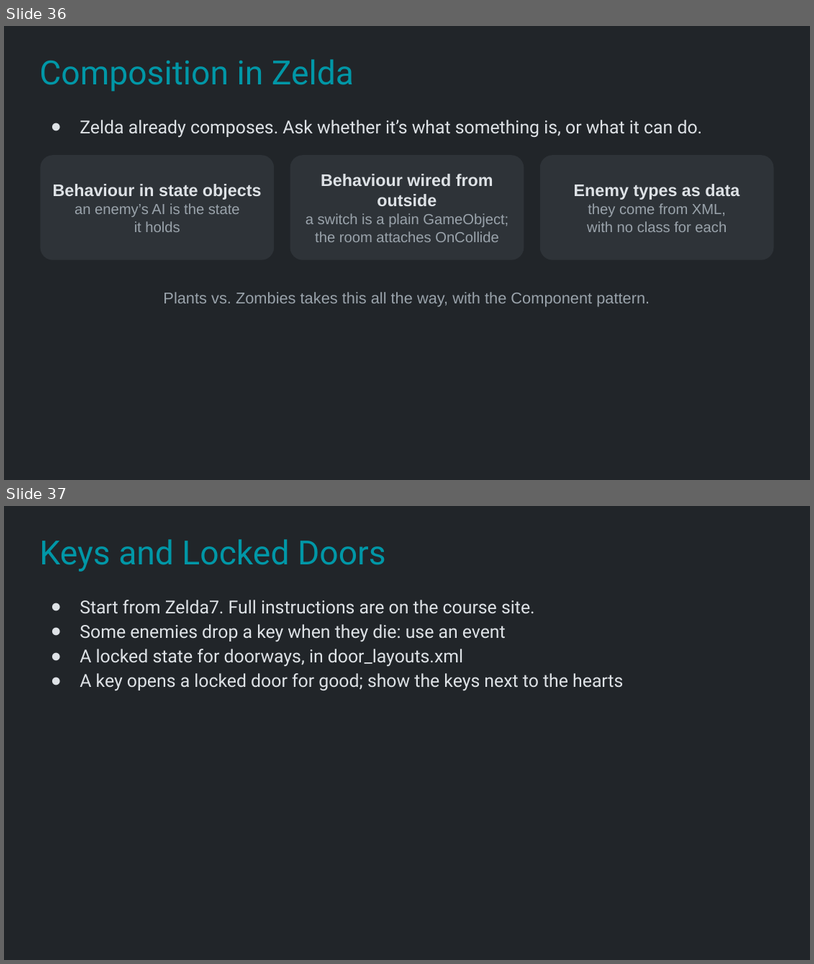
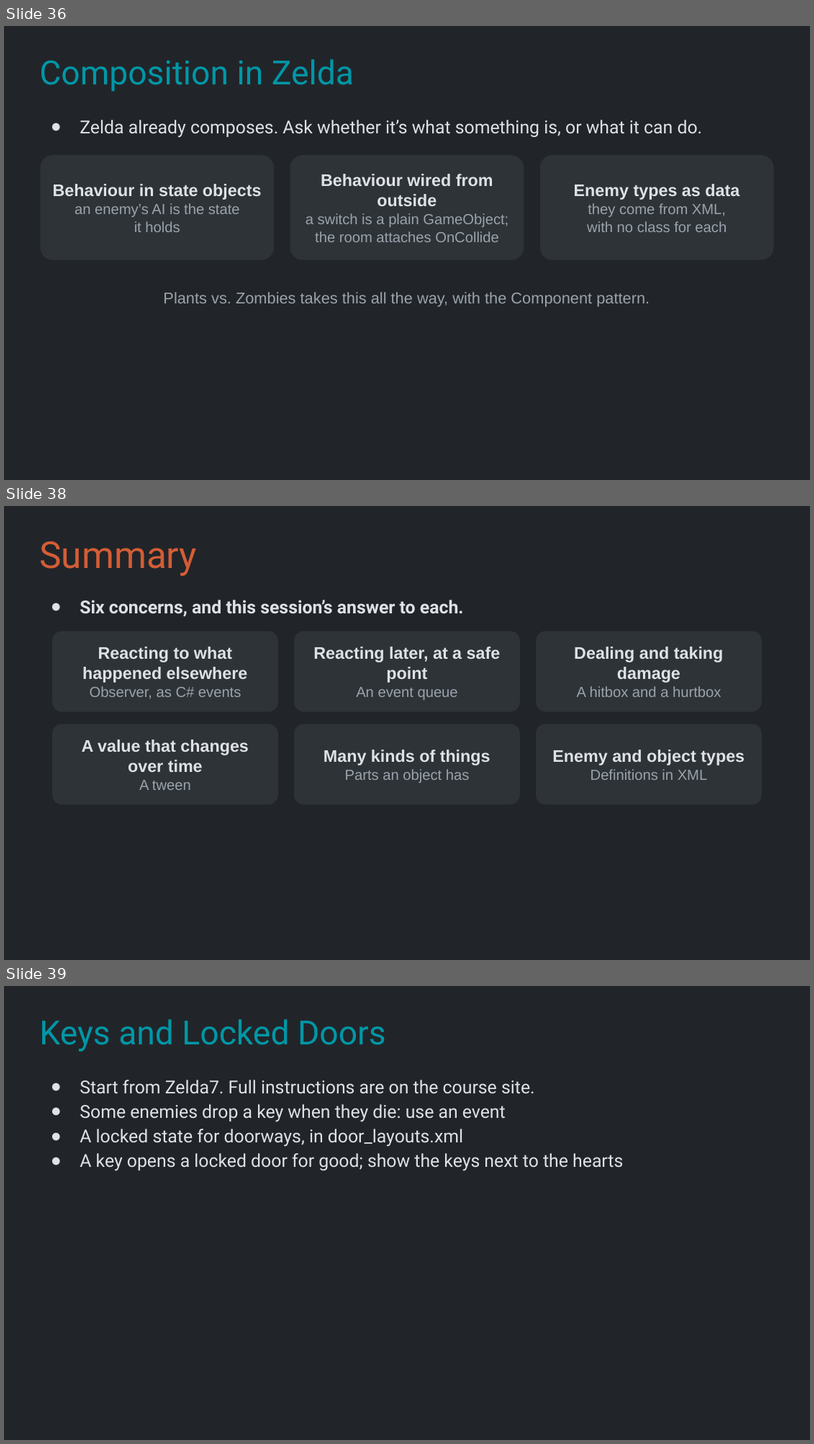
Before and after one commit to Metamate/gar, a slide deck: slides/07 The Legend of Zelda.pptx. Shown one above the other, each under a label of ours: slides 36 and 37 before the commit, slides 36, 38 and 39 after it; the slides between them are not shown. The pictures are 814x964 and 814x1444 pixels, drawn with LibreOffice and Linux fonts; fonts in the diff are those of the drawing. Boxes give left, top, right and bottom in pixels: in the first picture for what was removed or moved away, otherwise in the second. Text is boxed around its words. In the diff, an @@ line names an element or a change of style, - is before the commit and + after.

```diff
--- a/slides/07 The Legend of Zelda.pptx
+++ b/slides/07 The Legend of Zelda.pptx
@@ slide 38 added at [4,506,810,960], background #212529 @@
@@ title added at [39,541,197,576], 33 pt, text #D45D35 @@
+Summary
@@ text added at [80,600,464,616], 16 pt, text #DEE2E6, bold @@
+● Six concerns, and this session’s answer to each.
@@ rounded rectangle added at [52,631,278,712], fill #2E3338, 15 pt, text #DEE2E6, bold @@
+Reacting to what happened elsewhere
+Observer, as C# events
@@ rounded rectangle added at [294,631,520,712], fill #2E3338, 15 pt, text #DEE2E6, bold @@
+Reacting later, at a safe point
+An event queue
@@ rounded rectangle added at [536,631,762,712], fill #2E3338, 15 pt, text #DEE2E6, bold @@
+Dealing and taking damage
+A hitbox and a hurtbox
@@ rounded rectangle added at [52,723,278,804], fill #2E3338, 15 pt, text #DEE2E6, bold @@
+A value that changes over time
+A tween
@@ rounded rectangle added at [294,723,520,804], fill #2E3338, 15 pt, text #DEE2E6, bold @@
+Many kinds of things
+Parts an object has
@@ rounded rectangle added at [536,723,762,804], fill #2E3338, 15 pt, text #DEE2E6, bold @@
+Enemy and object types
+Definitions in XML
@@ what was slide 37 is now slide 39 @@
```
Also in this commit, not shown: 1 other slide added, 20 other files.
